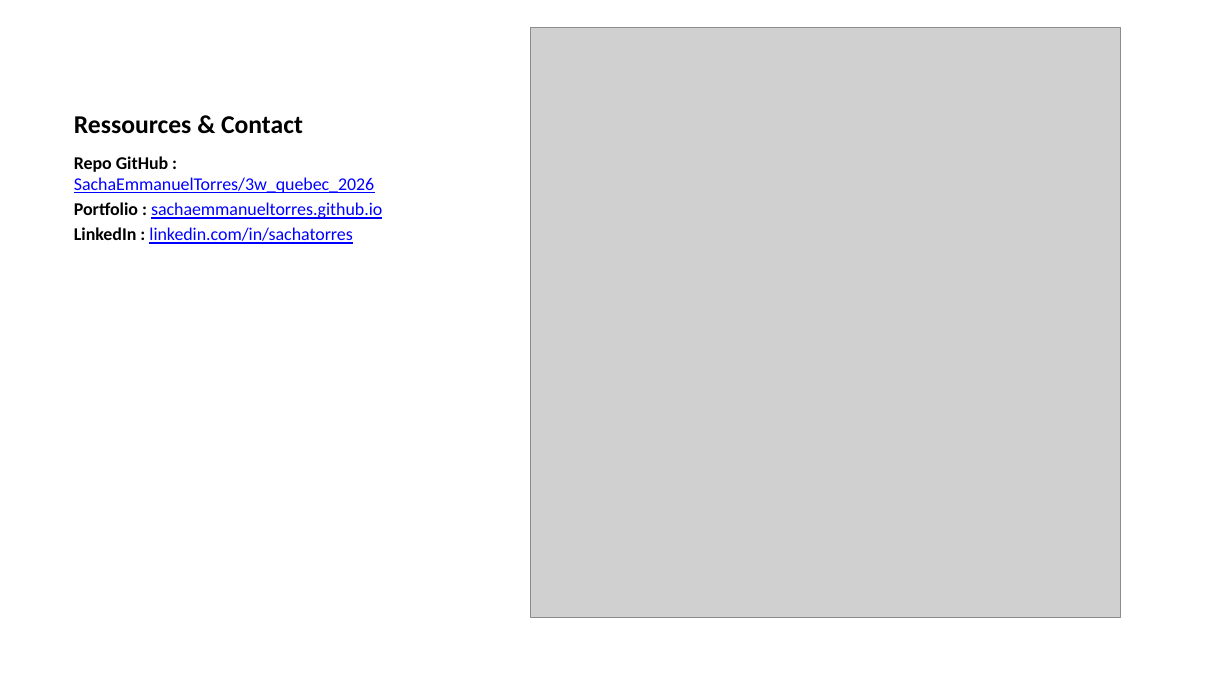
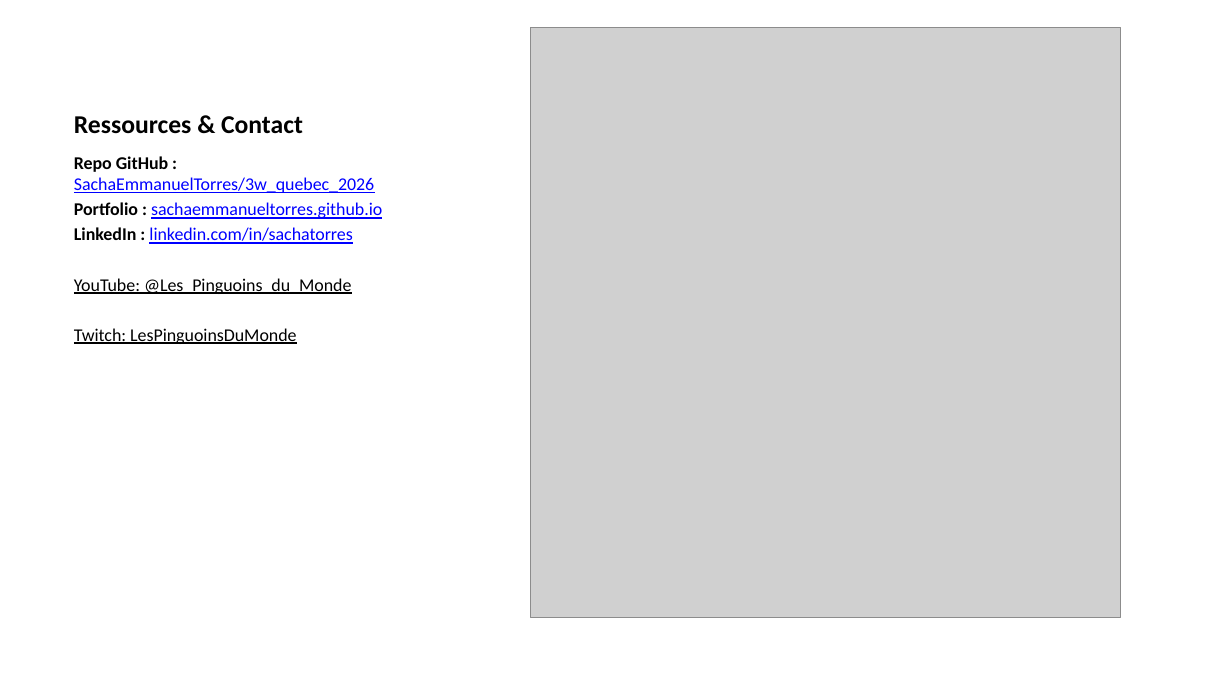
Before and after one commit to SachaEmmanuelTorres/3w_quebec_2026, a slide deck: slide 15 of presentation_3w_quebec.pptx (slide 14 before the commit). Drawn at 1232x693 pixels with LibreOffice and Linux fonts; fonts in the diff are those of the drawing; grey boxes stand for pictures. Boxes give left, top, right and bottom in pixels: in the first picture for what was removed or moved away, otherwise in the second. Text is boxed around its words. In the diff, an @@ line names an element or a change of style, - is before the commit and + after.

```diff
--- a/presentation_3w_quebec.pptx
+++ b/presentation_3w_quebec.pptx
@@ text at [74,278,351,344]: paragraphs added @@
+YouTube: @Les_Pinguoins_du_Monde
+Twitch: LesPinguoinsDuMonde
```
Also in this commit, not shown: 1 other slide changed, 1 slide added, 2 other files.
